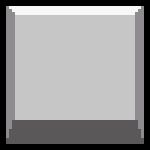
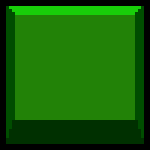
Comparing the layer stacks of the two 150px x 150px images. Changes:
added layer "图层 4" above "深色背景.9" over (x1=6, y1=6, x2=144, y2=144)
hid "图层 1" over (x1=6, y1=6, x2=144, y2=144)
